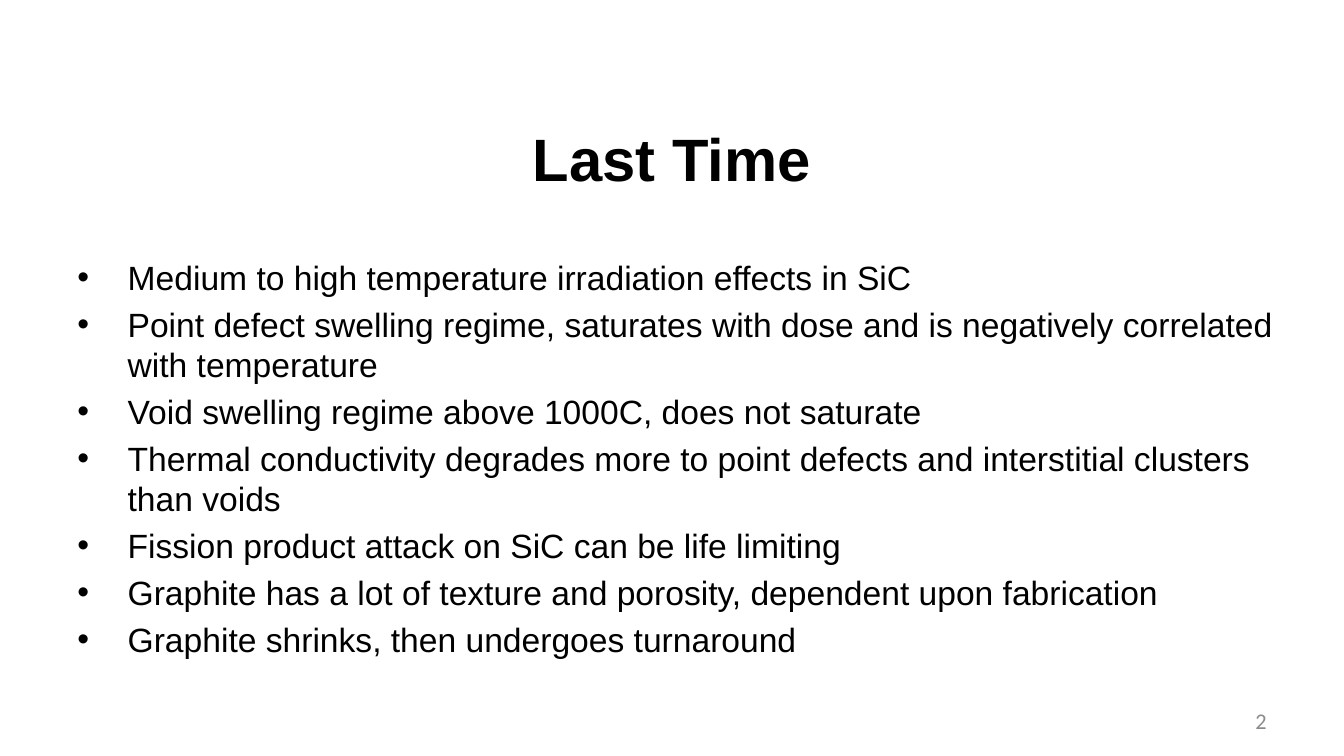
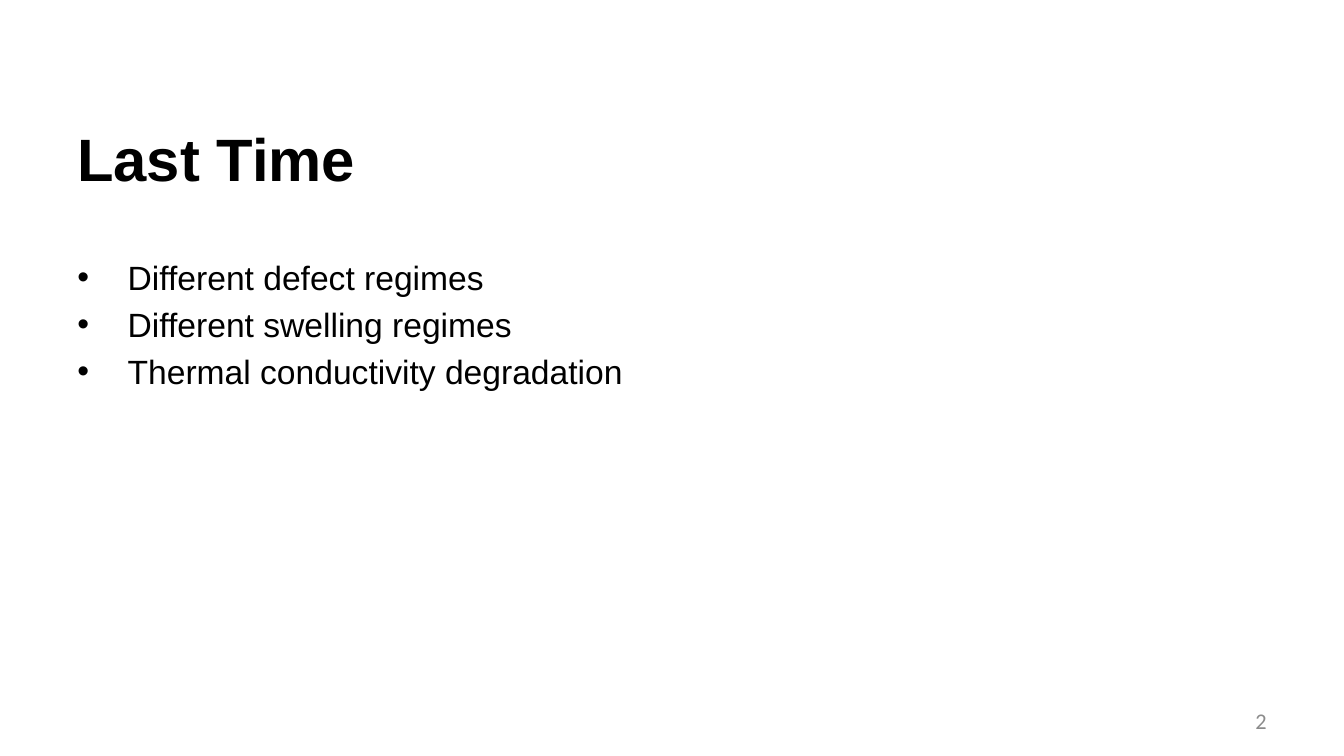
Before and after one commit to benbeeler/TEACHING, a slide deck: slide 2 of Advanced Reactor Materials/Fall2025/Lec5_TRISO.pptx. Drawn at 1344x756 pixels with LibreOffice and Linux fonts; fonts in the diff are those of the drawing; background and template pictures are left out. Boxes give left, top, right and bottom in pixels: in the first picture for what was removed or moved away, otherwise in the second. Text is boxed around its words. In the diff, an @@ line names an element or a change of style, - is before the commit and + after.

```diff
--- a/Advanced Reactor Materials/Fall2025/Lec5_TRISO.pptx
+++ b/Advanced Reactor Materials/Fall2025/Lec5_TRISO.pptx
@@ title "Last Time" at (x1=77, y1=137, x2=355, y2=182): alignment centre to left @@
@@ text at (x1=128, y1=265, x2=622, y2=391): text changed @@
-• Medium to high temperature irradiation effects in SiC
-• Point defect swelling regime, saturates with dose and is negatively correlated with temperature
-• Void swelling regime above 1000C, does not saturate
-• Thermal conductivity degrades more to point defects and interstitial clusters than voids
-• Fission product attack on SiC can be life limiting
-• Graphite has a lot of texture and porosity, dependent upon fabrication
-• Graphite shrinks, then undergoes turnaround
+• Different defect regimes
+• Different swelling regimes
+• Thermal conductivity degradation
```
Also in this commit, not shown: 18 other slides changed, 15 slides added, 18 slides removed, 5 other files.
